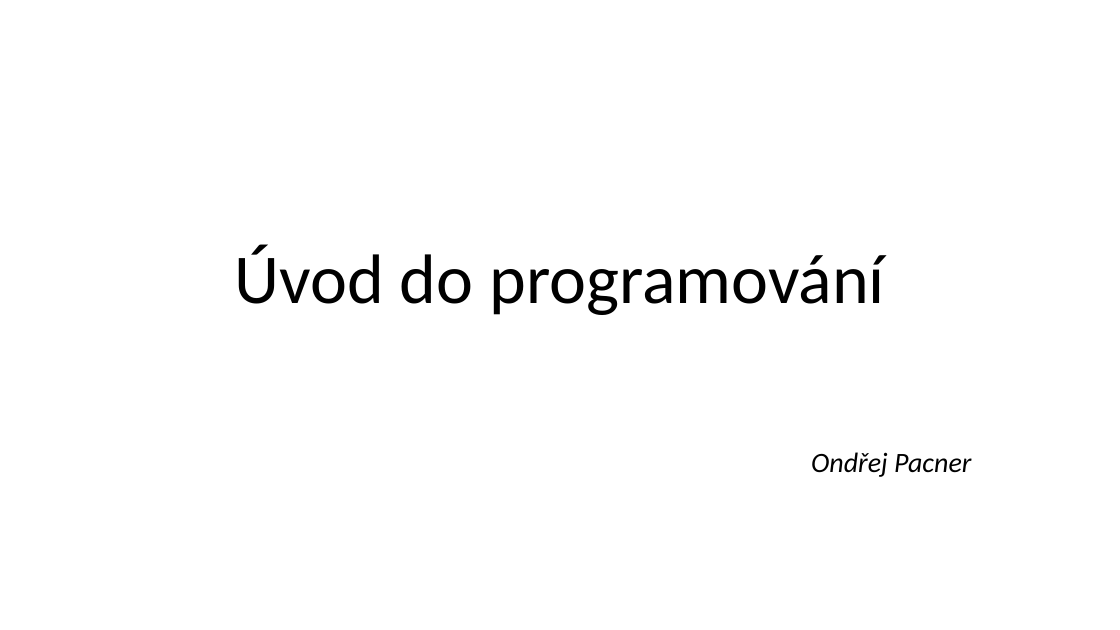
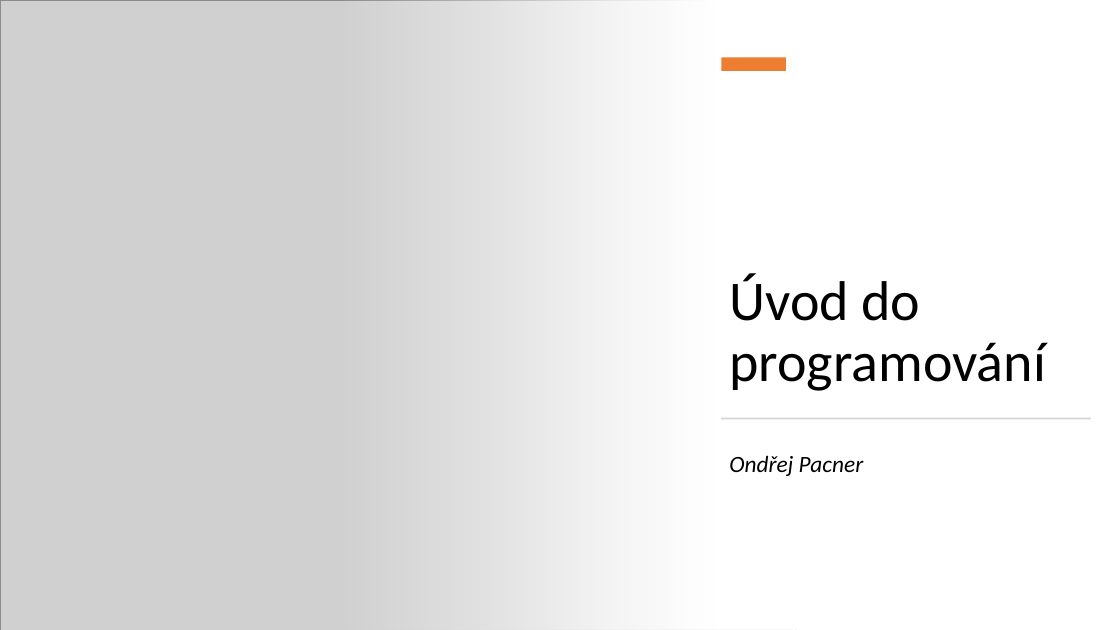
Before and after one commit to Destinion/JavaScript_vyuka, a slide deck: slide 1 of Úvod do programování & JavaScript.pptx. Drawn at 1120x630 pixels with LibreOffice and Linux fonts; fonts in the diff are those of the drawing; grey boxes stand for pictures. Boxes give left, top, right and bottom in pixels: in the first picture for what was removed or moved away, otherwise in the second. Text is boxed around its words. In the diff, an @@ line names an element or a change of style, - is before the commit and + after.

```diff
--- a/Úvod do programování & JavaScript.pptx
+++ b/Úvod do programování & JavaScript.pptx
@@ picture added at (0, 0, 797, 630) @@
@@ rectangle added at (341, 0, 1120, 630), fill gradient #FFFFFF @@
@@ rectangle added at (721, 58, 786, 71), fill #ED7D31 @@
@@ title "Úvod do programování": place and size @@
-title "Úvod do programování" at (235, 244, 885, 315)
+title "Úvod do programování" at (729, 273, 1045, 391)
@@ title "Úvod do programování" at (729, 273, 1045, 391): size 60 to 48 pt; alignment centre to left @@
@@ rectangle added at (722, 418, 1091, 419), fill #D5D5D5 @@
@@ subtitle "Ondřej Pacner": place and size @@
-subtitle "Ondřej Pacner" at (811, 452, 971, 477)
+subtitle "Ondřej Pacner" at (729, 455, 864, 476)
@@ subtitle "Ondřej Pacner" at (729, 455, 864, 476): size 24 to 20 pt; alignment right to left; vertical alignment bottom to top @@
```
Also in this commit, not shown: 2 other slides changed, 2 slides added.
